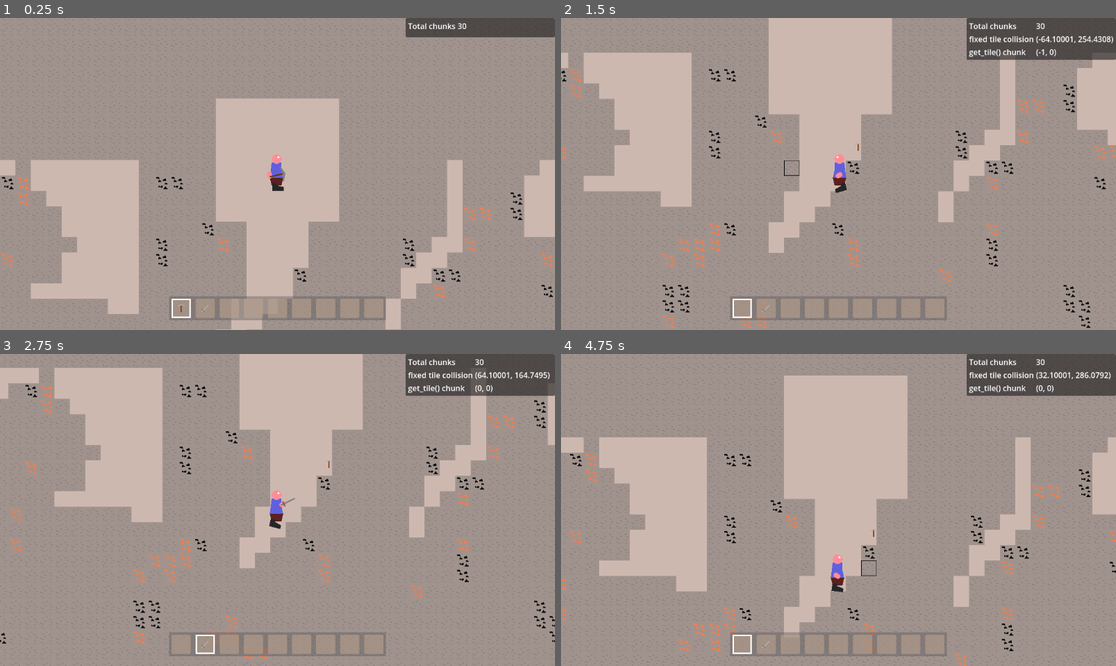
Above: before the commit, frames 1-4 (two rows, left to right).
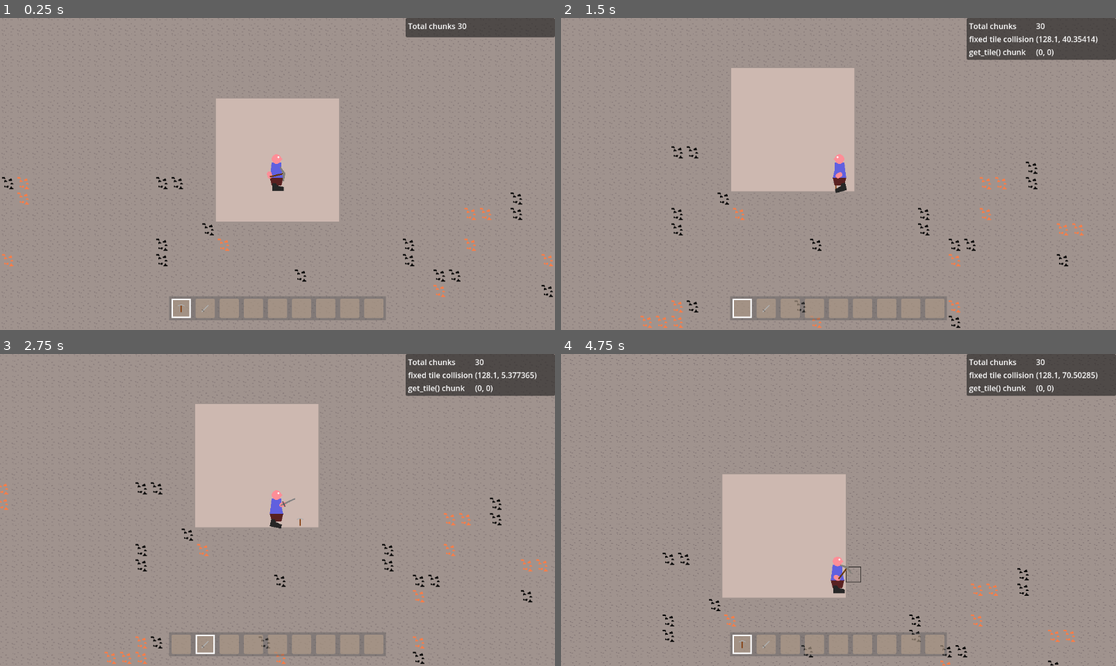
Above: after the commit, the same moments.

Repository: Griiimon/2D-Mining-Sandbox
Game: Godot game, scene res://scenes/game.tscn
The game is run twice, just before and just after one commit, with the same random seed, the same clock (stepped at 60 frames per second) and the same inputs. This scene is started directly instead of the project's main scene. The engine's default icon, where the game draws it, is replaced by a stand-in: a white triangle on a blue panel in a dark square.
Inputs (mouse positions are in pixels of both pictures, inside the frame that each line leads up to):
- Up to frame 1 (0.25 s): no input
- Up to frame 2 (1.5 s): move the mouse to (960, 158) at 0.52 s; hold D (right) from 0.53 s (still down); tap X (drop_item) at 0.6 s; click (960, 158) at 0.67 s; tap Up (jump) at 0.77 s; move the mouse to (727, 189) at 1.27 s; tap F (interact) at 1.35 s
- Up to frame 3 (2.75 s): tap Up (jump) at 1.52 s; move the mouse to (333, 441) at 2.02 s; release D (right) at 2.03 s; hold A (left) from 2.03 s (still down); tap E (next_hotbar_item) at 2.1 s
- Up to frame 4 (4.75 s): move the mouse to (810, 572) at 2.77 s; release A (left) at 2.78 s; hold D (right) 2.78-4.28 s; tap Q (previous_hotbar_item) at 2.85 s; click (810, 572) at 2.92 s; tap Up (jump) at 3.02, 3.77, 4.52 s; move the mouse to (1005, 556) at 3.52 s; tap K (toggle_free_cam) at 3.6 s; move the mouse to (672, 463) at 4.27 s; hold A (left) from 4.28 s (still down); tap X (drop_item) at 4.35 s

The runs differ from the first frame. In frame 1, 13% of the frame differs, in the area x 0-100%, y 45-100%; in frame 2, 23%; in frame 3, 22%; in frame 4, 29%, in the area x 0-100%, y 0-100%.

Commit message:
set_block()

Diff:
--- a/scripts/world/world.gd
+++ b/scripts/world/world.gd
@@ -96,6 +96,12 @@
 	return block.hardness
 
 
+func set_block(tile_pos: Vector2i, block: Block):
+	var chunk: WorldChunk= get_chunk_at(tile_pos)
+	if chunk:
+		chunk.set_block(chunk.get_local_pos(tile_pos), block)
+
+
 func delete_block(tile_pos: Vector2i):
 	var chunk: WorldChunk= get_chunk_at(tile_pos)
 	if not chunk:
--- a/scripts/world/world_chunk.gd
+++ b/scripts/world/world_chunk.gd
@@ -29,10 +29,16 @@
 	for x in SIZE:
 		for y in SIZE:
 			var local_pos= Vector2i(x, y)
-			var global_pos= local_pos + coords * SIZE
+			var global_pos= get_global_pos(local_pos)
 			var block_id: int= generator.get_block_id(global_pos)
-			set_cell(0, local_pos, block_id, Vector2i.ZERO)
-			DataManager.get_block(block_id).on_spawn(world, global_pos)
+			var block: Block= DataManager.get_block(block_id)
+			set_block(local_pos, block)
+
+
+func set_block(pos: Vector2i, block: Block):
+	var block_id: int= DataManager.get_block_id(block)
+	set_cell(0, pos, block_id, Vector2i.ZERO)
+	block.on_spawn(world, get_global_pos(pos))
 
 
 func _tile_data_runtime_update(_layer, _coords, _tile_data):
@@ -52,6 +58,10 @@
 
 func get_local_pos(tile_pos: Vector2i)-> Vector2i:
 	return Vector2i(wrapi(tile_pos.x, 0, SIZE), wrapi(tile_pos.y, 0, SIZE))
+
+
+func get_global_pos(tile_pos: Vector2i)-> Vector2i:
+	return  tile_pos + coords * SIZE
 
 
 func break_block(tile_pos: Vector2i, with_drops: bool= true):
